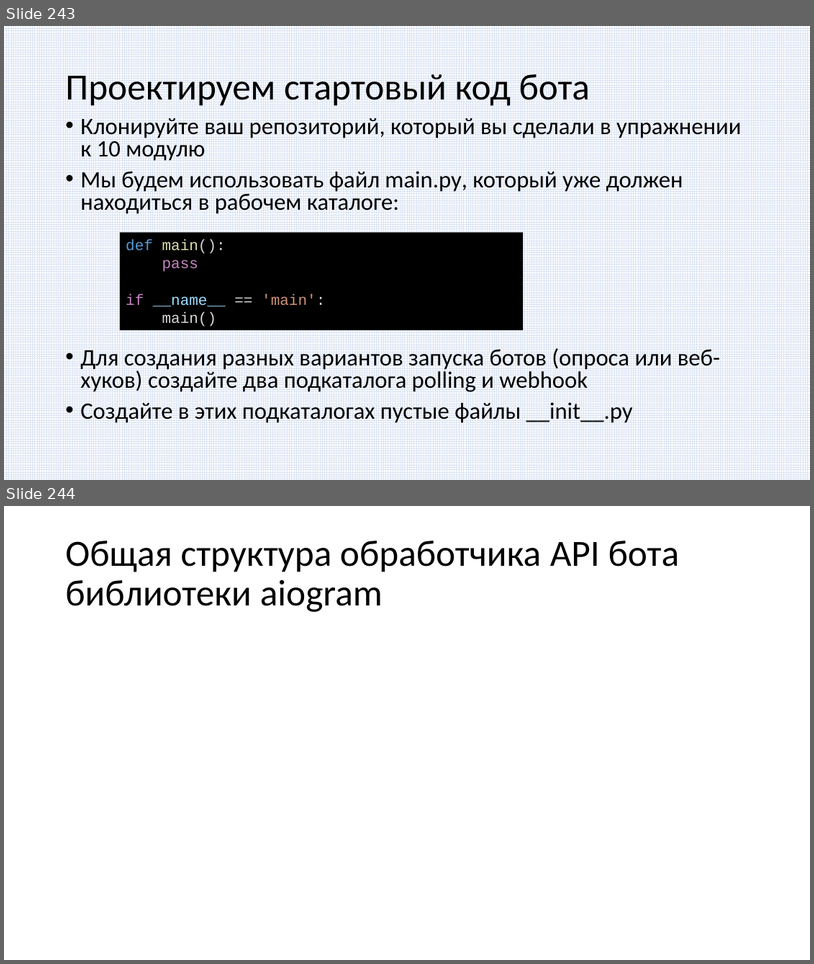
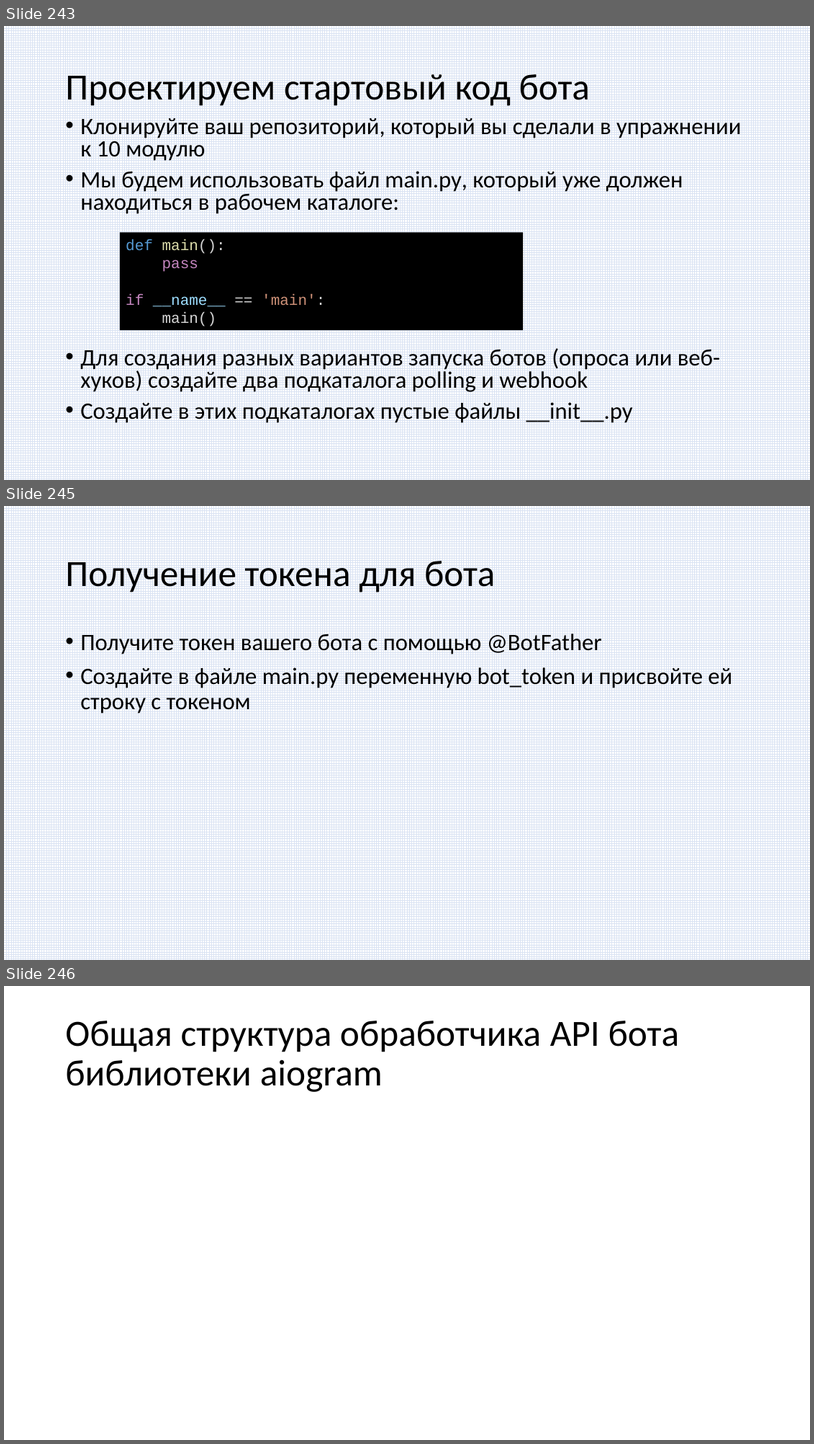
Before and after one commit to paveltsytovich/telegram-course, a slide deck: Presentation/Разработка ботов для телеграмм на Python.pptx. Shown one above the other, each under a label of ours: slides 243 and 244 before the commit, slides 243, 245 and 246 after it; the slides between them are not shown. The pictures are 814x964 and 814x1444 pixels, drawn with LibreOffice and Linux fonts; fonts in the diff are those of the drawing. Boxes give left, top, right and bottom in pixels: in the first picture for what was removed or moved away, otherwise in the second. Text is boxed around its words. In the diff, an @@ line names an element or a change of style, - is before the commit and + after.

Commit message:
начало разработки бота

```diff
--- a/Presentation/Разработка ботов для телеграмм на Python.pptx
+++ b/Presentation/Разработка ботов для телеграмм на Python.pptx
@@ slide 245 added at <box>4,506,810,960</box>, background #FFFFFF; not listed: 1 template element that a slide beside it also shows @@
@@ title added at <box>65,561,495,592</box>, 44 pt, text #000000 @@
+Получение токена для бота
@@ text added at <box>80,633,733,713</box>, 28 pt, text #000000 @@
+• Получите токен вашего бота с помощью @BotFather
+• Создайте в файле main.py переменную bot_token и присвойте ей строку с токеном
@@ what was slide 244 is now slide 246 @@
```
Also in this commit, not shown: 1 other slide added, 3 other files.
